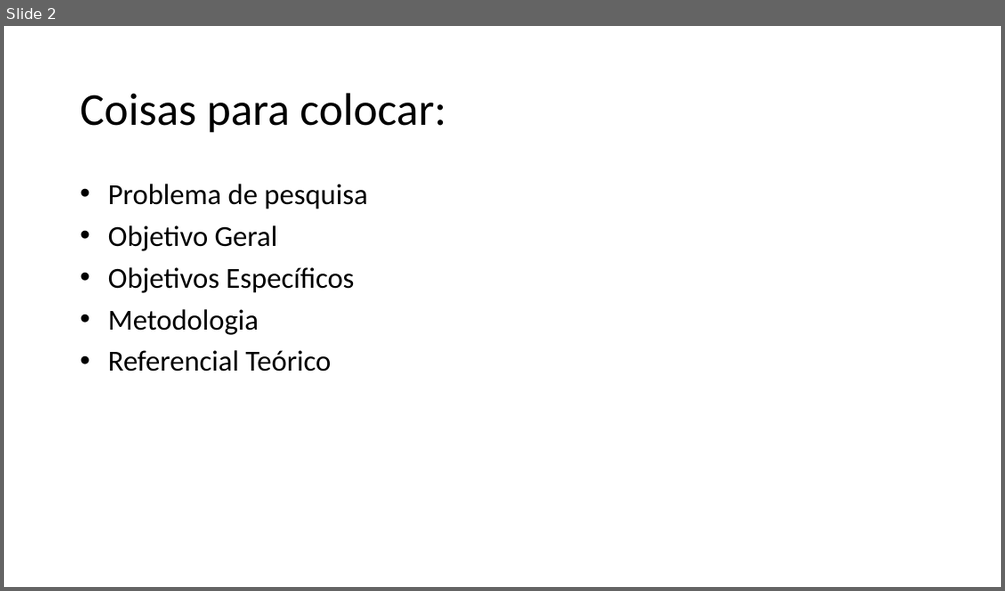
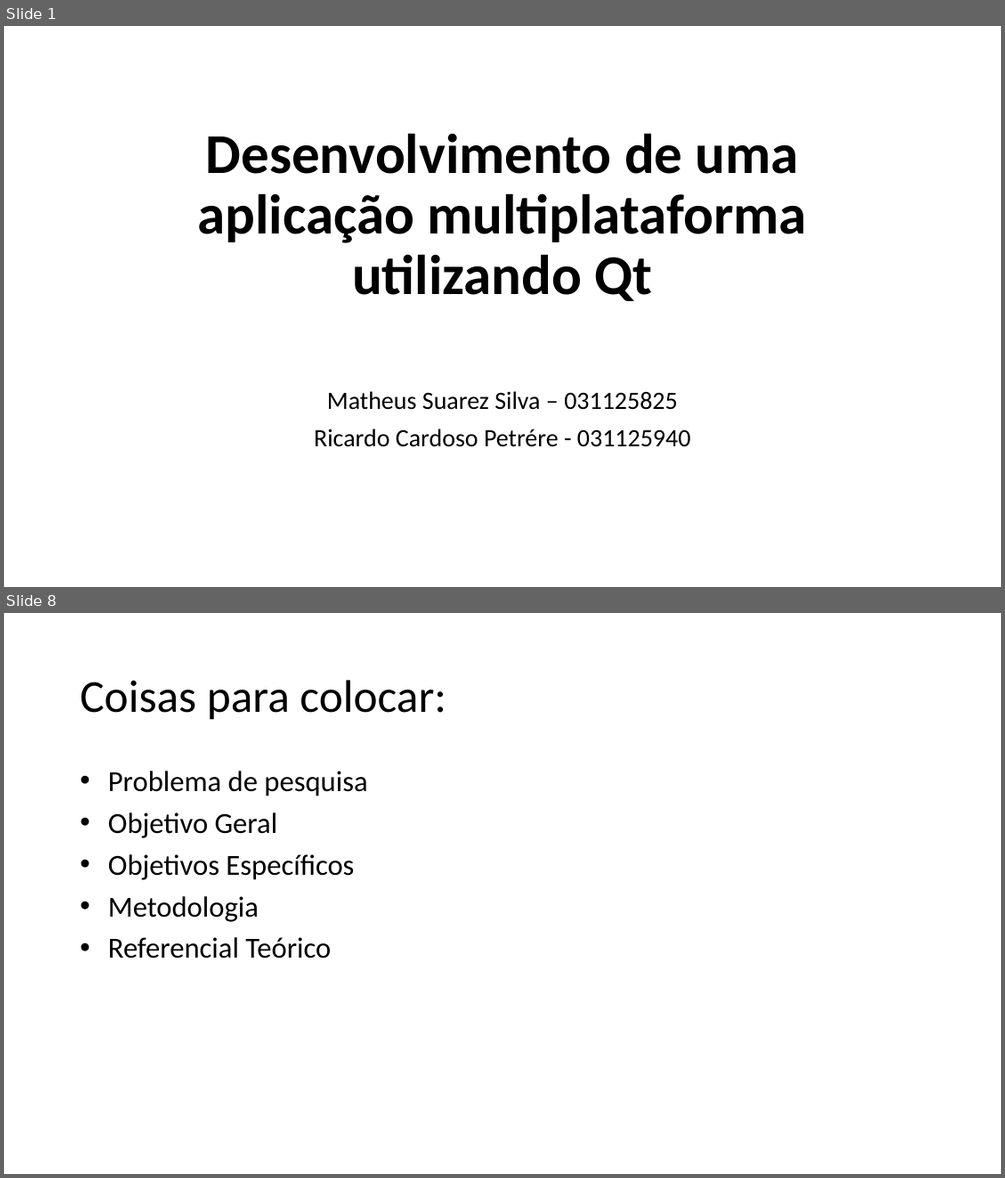
Before and after one commit to ricardopetrere/TCC_FTT, a slide deck: documentos/Apresentação_22_09.pptx. Shown one above the other, each under a label of ours: slide 2 before the commit, slides 1 and 8 after it; the slides between them are not shown. The pictures are 1005x591 and 1005x1178 pixels, drawn with LibreOffice and Linux fonts; fonts in the diff are those of the drawing. Boxes give left, top, right and bottom in pixels: in the first picture for what was removed or moved away, otherwise in the second. Text is boxed around its words. In the diff, an @@ line names an element or a change of style, - is before the commit and + after.

```diff
--- a/documentos/Apresentação_22_09.pptx
+++ b/documentos/Apresentação_22_09.pptx
@@ slide 1 added at (4,26,1001,587), background #FFFFFF @@
@@ title added at (198,133,806,301), 54 pt, text #000000, bold @@
+Desenvolvimento de uma aplicação multiplataforma utilizando Qt
@@ subtitle added at (314,391,691,447), 24 pt, text #000000 @@
+Matheus Suarez Silva – 031125825
+Ricardo Cardoso Petrére - 031125940
@@ what was slide 2 is now slide 8 @@
```
Also in this commit, not shown: 6 other slides added, 1 slide removed, 1 other file.
